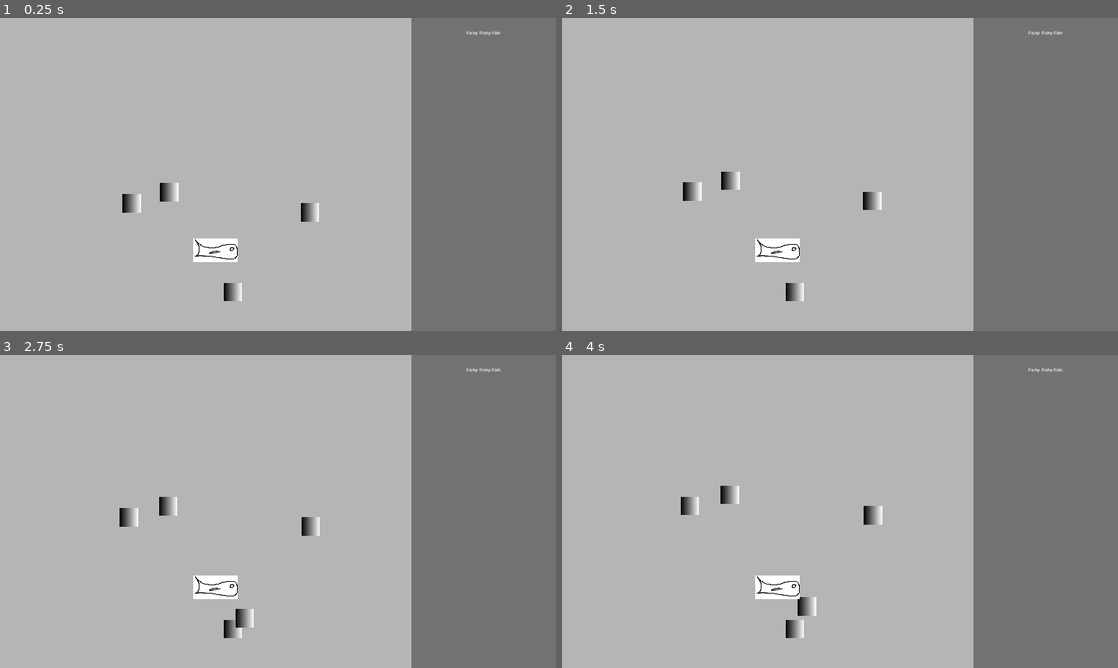
Above: before the commit, frames 1-4 (two rows, left to right).
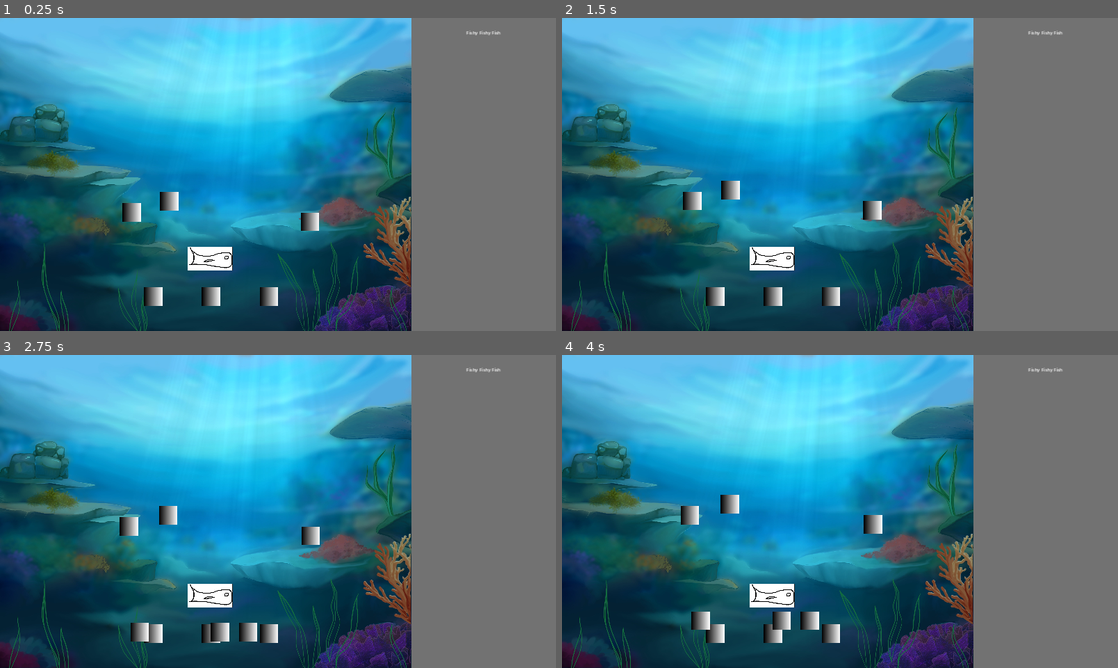
Above: after the commit, the same moments.

Repository: The-breakbar/Blub-Blub-Pop
Game: Godot game, scene res://scenes/main.tscn
Two runs of this game, one before a commit and one after it. Both use one fixed random seed, a clock stepped at 60 frames per second and the inputs below.
Inputs:
- Up to frame 1 (0.25 s): no input
- Up to frame 2 (1.5 s): no input
- Up to frame 3 (2.75 s): no input
- Up to frame 4 (4 s): no input

The runs differ from the first frame. In frame 1, 73% of the frame differs, in the area x 0-74%, y 0-100%; in frame 2, 73%; in frame 3, 73%; in frame 4, 73%.

Commit message:
did some things

Diff:
--- a/project.godot
+++ b/project.godot
@@ -28,7 +28,6 @@
 window/size/viewport_height=1080
 window/size/mode=4
 window/stretch/mode="canvas_items"
-window/stretch/aspect="expand"
 
 [global_group]
 
--- a/scenes/bubble.tscn
+++ b/scenes/bubble.tscn
@@ -27,17 +27,18 @@
 
 [sub_resource type="Animation" id="Animation_nbtnp"]
 resource_name = "click"
+length = 0.3
 tracks/0/type = "value"
 tracks/0/imported = false
 tracks/0/enabled = true
 tracks/0/path = NodePath("Sprite2D:scale")
-tracks/0/interp = 1
+tracks/0/interp = 2
 tracks/0/loop_wrap = true
 tracks/0/keys = {
-"times": PackedFloat32Array(0, 0.2, 0.466667),
-"transitions": PackedFloat32Array(1, 1, 1),
+"times": PackedFloat32Array(0, 0.0666667, 0.133333),
+"transitions": PackedFloat32Array(0.5, 0.5, 1),
 "update": 0,
-"values": [Vector2(1, 1), Vector2(1.61, 1.61), Vector2(1, 1)]
+"values": [Vector2(1, 1), Vector2(1.3, 1.3), Vector2(1, 1)]
 }
 
 [sub_resource type="AnimationLibrary" id="AnimationLibrary_kh4u7"]
@@ -58,22 +59,28 @@
 jiggle_speed = 5.495
 speed_variation = 0.25
 animation = NodePath("AnimationPlayer")
+health = 3.0
 
 [node name="Sprite2D" type="Sprite2D" parent="."]
-position = Vector2(0, -32)
 texture = SubResource("GradientTexture2D_nb7qe")
 
 [node name="CollisionShape2D" type="CollisionShape2D" parent="."]
-position = Vector2(0, -32)
 shape = SubResource("CircleShape2D_ycnm3")
 debug_color = Color(0.937255, 0, 0.623529, 0.0941176)
 
 [node name="Button" type="Button" parent="."]
 modulate = Color(1, 1, 1, 0)
+anchors_preset = 8
+anchor_left = 0.5
+anchor_top = 0.5
+anchor_right = 0.5
+anchor_bottom = 0.5
 offset_left = -28.0
-offset_top = -60.0
+offset_top = -28.0
 offset_right = 28.0
-offset_bottom = -4.0
+offset_bottom = 28.0
+grow_horizontal = 2
+grow_vertical = 2
 mouse_default_cursor_shape = 2
 
 [node name="AnimationPlayer" type="AnimationPlayer" parent="."]
--- a/scenes/bubble_spawner.tscn
+++ b/scenes/bubble_spawner.tscn
@@ -10,6 +10,8 @@
 
 [node name="bubble_spawner" type="Node2D" node_paths=PackedStringArray("timer")]
 script = ExtResource("1_b7hg0")
+spawn_time = 2.5
+x_offset = 80.0
 bubble_scene = ExtResource("2_l25t1")
 timer = NodePath("Timer")
 
--- a/scenes/main.tscn
+++ b/scenes/main.tscn
@@ -1,15 +1,18 @@
-[gd_scene load_steps=12 format=3 uid="uid://bbhc2k7e5tt25"]
+[gd_scene load_steps=16 format=3 uid="uid://bbhc2k7e5tt25"]
 
 [ext_resource type="PackedScene" uid="uid://bp58lhmflaeps" path="res://scenes/bubble.tscn" id="1_6874e"]
 [ext_resource type="Script" path="res://scripts/main.gd" id="1_fyovj"]
 [ext_resource type="PackedScene" uid="uid://348v1ud6tw8v" path="res://scenes/bubble_spawner.tscn" id="2_0oukj"]
 [ext_resource type="Script" path="res://scripts/audio.gd" id="4_rt8me"]
 [ext_resource type="AudioStream" uid="uid://d1fhcjxh7j77l" path="res://sfx/pop1.mp3" id="5_53f0d"]
+[ext_resource type="Script" path="res://scripts/spawner_handler.gd" id="5_l36dy"]
 [ext_resource type="AudioStream" uid="uid://pxo6pu5u0kif" path="res://sfx/pop2.mp3" id="6_w1xul"]
 [ext_resource type="AudioStream" uid="uid://dcchl0k0eru3l" path="res://sfx/pop3.mp3" id="7_ph8h2"]
 [ext_resource type="AudioStream" uid="uid://c027qn1esjc8" path="res://sfx/pop4.mp3" id="8_82nbu"]
 [ext_resource type="AudioStream" uid="uid://u3oft1842q3t" path="res://sfx/pop5.mp3" id="9_0yhn2"]
 [ext_resource type="PackedScene" uid="uid://cmac3ovn4a4uf" path="res://scenes/swordfish.tscn" id="10_fmn8c"]
+[ext_resource type="Texture2D" uid="uid://djhtkgamvls1t" path="res://textures/bg1.jpg" id="11_5phu8"]
+[ext_resource type="AudioStream" uid="uid://d2oe0r3hysifp" path="res://sfx/boing.mp3" id="11_c308t"]
 
 [sub_resource type="AudioStreamRandomizer" id="AudioStreamRandomizer_q4a4a"]
 playback_mode = 1
@@ -21,6 +24,13 @@
 stream_2/stream = ExtResource("7_ph8h2")
 stream_3/stream = ExtResource("8_82nbu")
 stream_4/stream = ExtResource("9_0yhn2")
+
+[sub_resource type="AudioStreamRandomizer" id="AudioStreamRandomizer_vu0wl"]
+playback_mode = 1
+random_pitch = 1.2
+random_volume_offset_db = 1.0
+streams_count = 1
+stream_0/stream = ExtResource("11_c308t")
 
 [node name="main" type="Node"]
 script = ExtResource("1_fyovj")
@@ -37,23 +47,40 @@
 [node name="bubble3" parent="game" instance=ExtResource("1_6874e")]
 position = Vector2(1090, 708)
 
-[node name="Node2D" parent="game" instance=ExtResource("2_0oukj")]
-position = Vector2(804, 946)
-spawn_time = 2.456
-x_offset = 81.531
+[node name="Swordfish" parent="game" instance=ExtResource("10_fmn8c")]
+position = Vector2(726, 830)
 
-[node name="Swordfish" parent="game" instance=ExtResource("10_fmn8c")]
-position = Vector2(744, 801)
+[node name="spawnerHandler" type="Control" parent="game" node_paths=PackedStringArray("center")]
+layout_mode = 3
+anchors_preset = 0
+offset_left = 129.0
+offset_top = 961.0
+offset_right = 1329.0
+offset_bottom = 1037.0
+mouse_filter = 2
+script = ExtResource("5_l36dy")
+center = NodePath("center")
+spawner = ExtResource("2_0oukj")
+start_spawners = 3
+metadata/_edit_lock_ = true
 
-[node name="audio" type="Node" parent="." node_paths=PackedStringArray("player")]
+[node name="center" type="Marker2D" parent="game/spawnerHandler"]
+position = Vector2(600, 36)
+
+[node name="audio" type="Node" parent="." node_paths=PackedStringArray("popPlayer", "boingPlayer")]
 script = ExtResource("4_rt8me")
-player = NodePath("AudioStreamPlayer")
+popPlayer = NodePath("popSound")
+boingPlayer = NodePath("boingSound")
 
-[node name="AudioStreamPlayer" type="AudioStreamPlayer" parent="audio"]
+[node name="popSound" type="AudioStreamPlayer" parent="audio"]
 stream = SubResource("AudioStreamRandomizer_q4a4a")
-max_polyphony = 20
+max_polyphony = 50
 
-[node name="Timer" type="Timer" parent="audio"]
+[node name="boingSound" type="AudioStreamPlayer" parent="audio"]
+stream = SubResource("AudioStreamRandomizer_vu0wl")
+volume_db = -15.0
+pitch_scale = 1.25
+max_polyphony = 50
 
 [node name="ui" type="Control" parent="."]
 layout_mode = 3
@@ -64,6 +91,8 @@
 grow_vertical = 2
 size_flags_horizontal = 4
 mouse_filter = 2
+metadata/_edit_group_ = true
+metadata/_edit_lock_ = true
 
 [node name="screenContainer" type="HBoxContainer" parent="ui"]
 layout_mode = 1
@@ -75,12 +104,13 @@
 mouse_filter = 2
 theme_override_constants/separation = 0
 
-[node name="game" type="ColorRect" parent="ui/screenContainer"]
+[node name="game" type="TextureRect" parent="ui/screenContainer"]
 z_index = -1
 layout_mode = 2
 size_flags_horizontal = 3
 mouse_filter = 2
-color = Color(1, 1, 1, 0.584314)
+texture = ExtResource("11_5phu8")
+expand_mode = 2
 
 [node name="shop" type="ColorRect" parent="ui/screenContainer"]
 custom_minimum_size = Vector2(500, 0)
@@ -102,5 +132,3 @@
 [node name="Label" type="Label" parent="ui/screenContainer/shop/VBoxContainer/Control"]
 layout_mode = 2
 text = "Fishy Fishy Fish"
-
-[connection signal="timeout" from="audio/Timer" to="audio" method="_on_timer_timeout"]
--- a/scripts/audio.gd
+++ b/scripts/audio.gd
@@ -1,9 +1,14 @@
 extends Node
 
-@export var player: AudioStreamPlayer
+@export var popPlayer: AudioStreamPlayer
+@export var boingPlayer: AudioStreamPlayer
 
 func _ready():
 	Global.bubble_popped.connect(_on_bubble_popped)
+	Global.bubble_damaged.connect(_on_bubble_damaged)
 
 func _on_bubble_popped():
-	player.play()
+	popPlayer.play()
+
+func _on_bubble_damaged():
+	boingPlayer.play()
--- a/scripts/bubble.gd
+++ b/scripts/bubble.gd
@@ -10,7 +10,7 @@
 @export var animation: AnimationPlayer
 
 var time: float = 0
-var health: float = 2.0
+@export var health: float = 1.0
 
 func _ready():
 	# Initialize randomized start state
@@ -20,9 +20,18 @@
 
 func damage(amount: float):
 	health -= amount
+
+	# If the bubble is dead, pop it
 	if health <= 0:
 		bubble_popped()
+		return
 
+	# Emit signal
+	Global.bubble_damaged.emit()
+
+	# Play the click animation
+	if animation.is_playing():
+		animation.stop()
 	animation.play("click")
 
 func bubble_popped():
--- a/scripts/bubble_spawner.gd
+++ b/scripts/bubble_spawner.gd
@@ -1,3 +1,4 @@
+class_name BubbleSpawner
 extends Node2D
 
 @export_range(0.1, 5.0) var spawn_time: float = 1.0
--- a/scripts/global.gd
+++ b/scripts/global.gd
@@ -1,19 +1,19 @@
 extends Node
 
-signal bubble_damaged()
-signal bubble_popped(points)
+signal bubble_damaged(damage: float)
+signal bubble_popped(points: float)
 
 # An array of all existing upgrades
 var upgrades: Dictionary = {
-    "swordfish": swordfish_upgrade
+	"swordfish": swordfish_upgrade
 }
 
 # returns all available upgrades. So all upgrades that can be unlocked or have been unlocked. Upgrades are still available even if their level cap is reached.
 func get_available_upgrades():
-    var res = []
+	var res = []
 
-    for u in self.upgrades:
-        if u.can_be_unlocked():
-            res.append(u)
+	for u in self.upgrades:
+		if u.can_be_unlocked():
+			res.append(u)
 
-    return res
+	return res
--- /dev/null
+++ b/scripts/spawner_handler.gd
@@ -0,0 +1,36 @@
+extends Control
+
+@export var center: Marker2D
+@export var spawner: PackedScene
+
+@export_range(0, 20) var start_spawners: int = 1
+@export_range(0, 500) var max_distance: float = 200
+
+var spawners: Array[BubbleSpawner] = []
+
+func _ready():
+	for i in range(start_spawners):
+		add_spawner()
+
+func add_spawner():
+	var spawner_num = spawners.size() + 1
+
+	# Calculate the separation distance
+	# The separation distance has to fit start_spawners + 1 times into the width
+	# If it doesn't fit, calculate the maximum separation distance that works
+	var separation = min(size.x / (spawner_num + 1), max_distance)
+	print("Separation: ", separation)
+
+	# The start_spawners should be centered around center, if it's odd the middle one should be on center, if even the middle two should be around center
+	var start = center.position.x - separation * ((spawner_num + 1) / 2.0) + separation
+	print("Start: ", start)
+
+	for i in range(spawner_num - 1):
+		# Adjust position of existing spawners
+		spawners[i].position.x = start + i * separation
+
+	# Create a new spawner
+	var new_spawner = spawner.instantiate() as BubbleSpawner
+	spawners.append(new_spawner)
+	new_spawner.position.x = start + (spawner_num - 1) * separation
+	add_child(new_spawner)
Not shown, added: sfx/boing.mp3.import
Binary file added: textures/bg1.jpg
Not shown, added: textures/bg1.jpg.import
Not shown, added: sfx/boing.mp3
